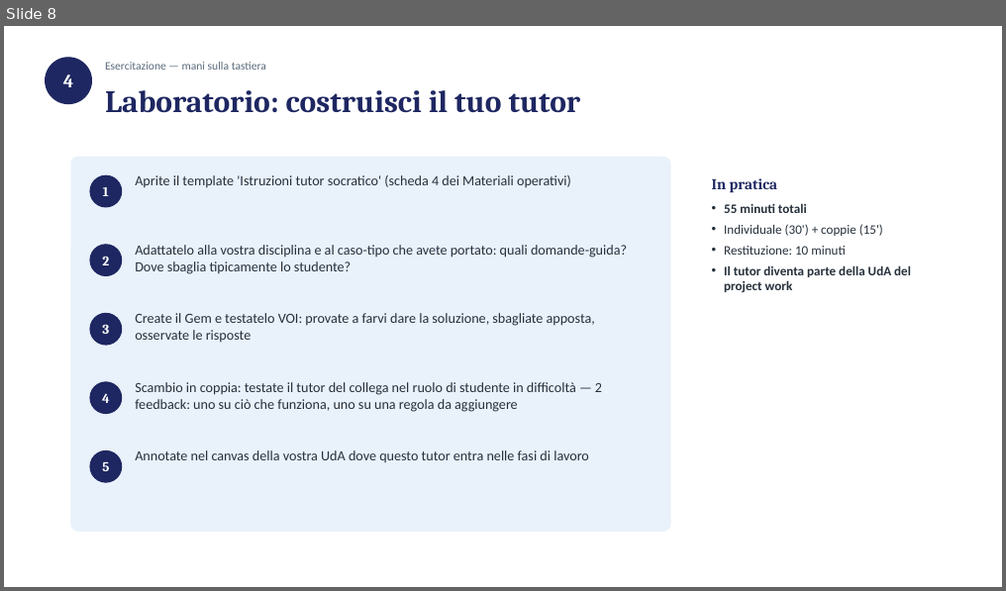
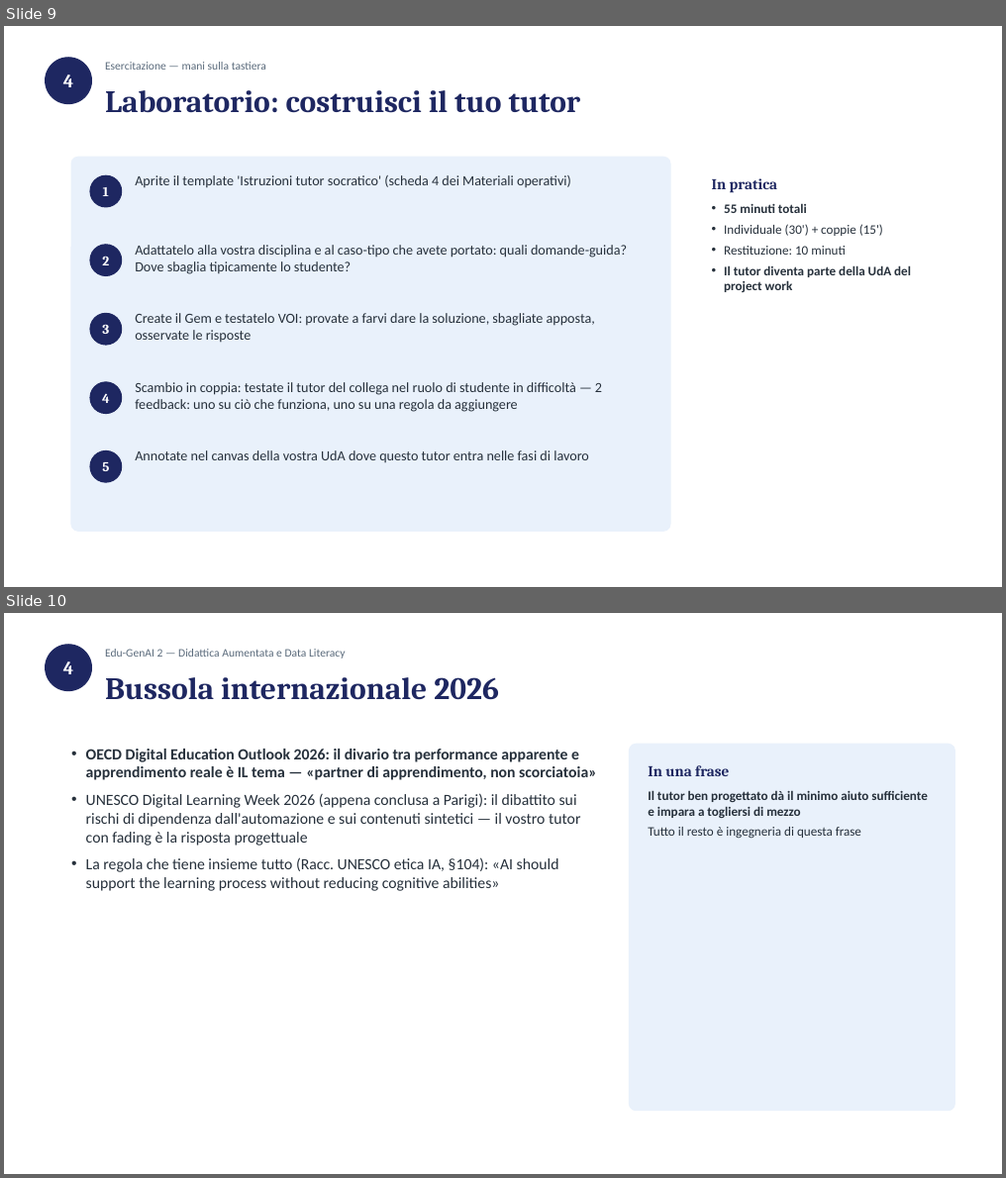
Before and after one commit to sabatinifrancesca75-hue/consulente-commerciale, a slide deck: progetto-snodi/corsi/edu-genai-2/incontri/04-scaffolding-personalizzazione.pptx. Shown one above the other, each under a label of ours: slide 8 before the commit, slides 9 and 10 after it. The pictures are 1006x591 and 1006x1178 pixels, drawn with LibreOffice and Linux fonts; fonts in the diff are those of the drawing. Boxes give left, top, right and bottom in pixels: in the first picture for what was removed or moved away, otherwise in the second. Text is boxed around its words. In the diff, an @@ line names an element or a change of style, - is before the commit and + after.

```diff
--- a/progetto-snodi/corsi/edu-genai-2/incontri/04-scaffolding-personalizzazione.pptx
+++ b/progetto-snodi/corsi/edu-genai-2/incontri/04-scaffolding-personalizzazione.pptx
@@ slide 10 added at [4,613,1002,1174], background #FFFFFF @@
@@ ellipse added at [46,645,91,691], fill #1E2761, outline #1E2761 1 pt @@
@@ text added at [63,662,73,674], 18 pt, text #FFFFFF, bold @@
+4
@@ text added at [105,649,346,659], 11 pt, text #5B6B7C @@
+Edu-GenAI 2 — Didattica Aumentata e Data Literacy
@@ text added at [105,677,499,700], 30 pt, text #1E2761, bold @@
+Bussola internazionale 2026
@@ text added at [86,749,597,891], 15 pt, text #26303B @@
+• OECD Digital Education Outlook 2026: il divario tra performance apparente e apprendimento reale è IL tema — «partner di apprendimento, non scorciatoia»
+• UNESCO Digital Learning Week 2026 (appena conclusa a Parigi): il dibattito sui rischi di dipendenza dall'automazione e sui contenuti sintetici — il vostro tutor con fading è la risposta progettuale
+• La regola che tiene insieme tutto (Racc. UNESCO etica IA, §104): «AI should support the learning process without reducing cognitive abilities»
@@ rounded rectangle added at [629,744,954,1111], fill #E9F1FB, outline #E9F1FB 1 pt @@
@@ text added at [648,765,729,776], 14.5 pt, text #1E2761, bold @@
+In una frase
@@ text added at [648,790,927,839], 12.5 pt, text #26303B, bold @@
+Il tutor ben progettato dà il minimo aiuto sufficiente e impara a togliersi di mezzo
+Tutto il resto è ingegneria di questa frase
@@ what was slide 8 is now slide 9 @@
```
Also in this commit, not shown: 1 other slide added, 6 other files.
